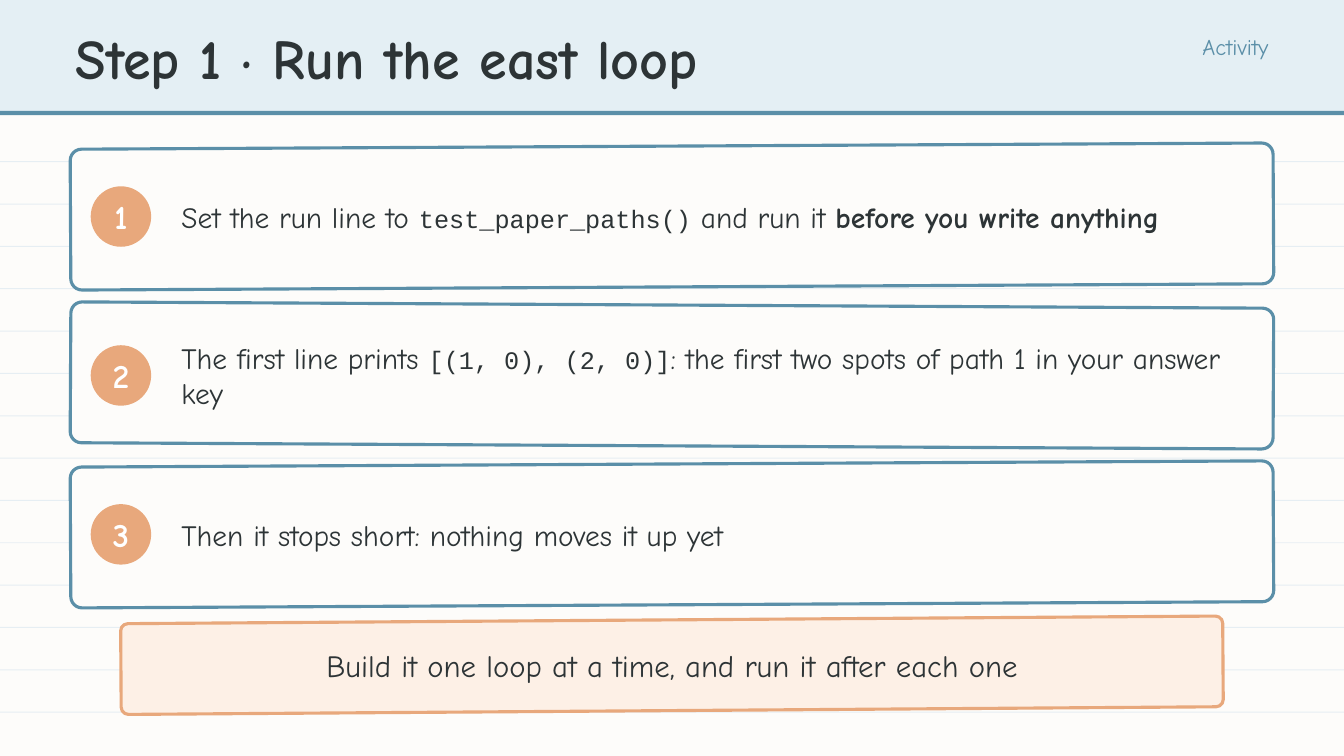
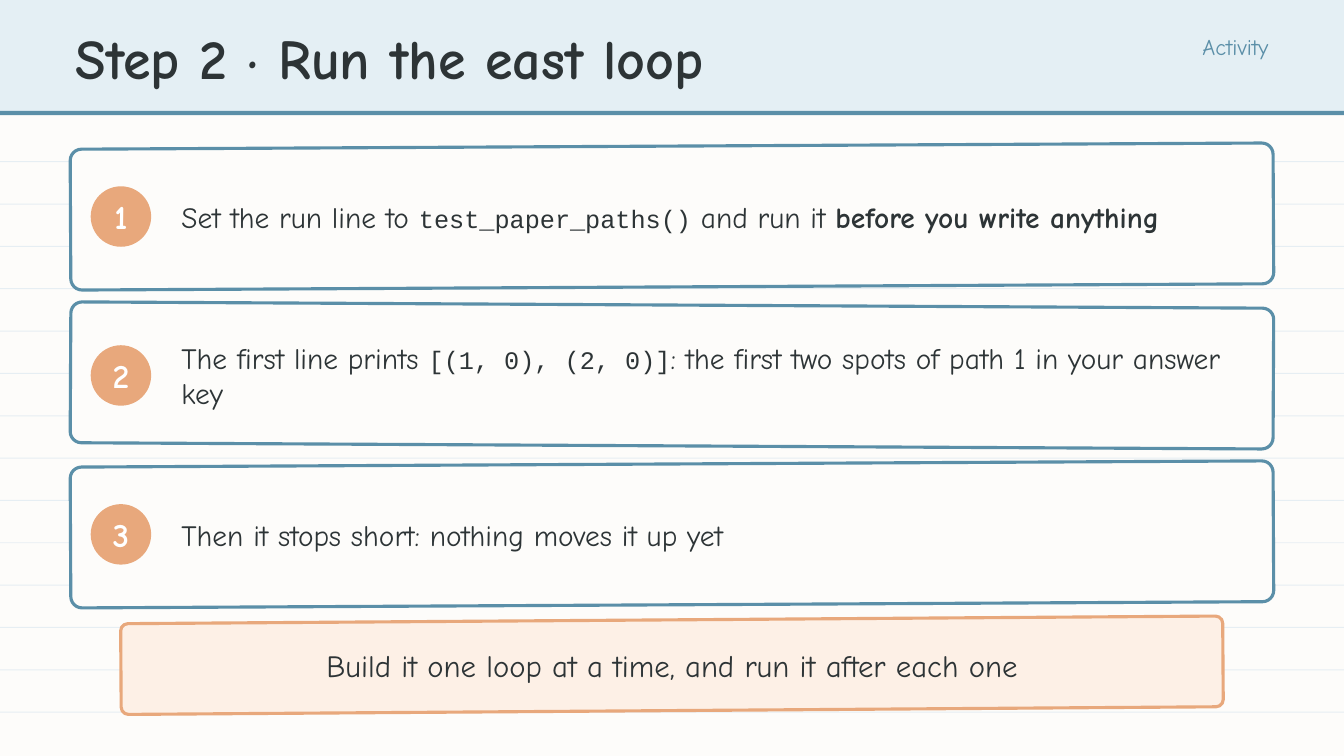
Before and after one commit to bradamiller/LearningPython, a slide deck: slide 14 of static/slides/module-04-manhattan/module-4-lesson-04-the-manhattan-algorithm.pptx (slide 13 before the commit). Drawn at 1344x756 pixels with LibreOffice and Linux fonts; fonts in the diff are those of the drawing. Boxes give left, top, right and bottom in pixels: in the first picture for what was removed or moved away, otherwise in the second. Text is boxed around its words. In the diff, an @@ line names an element or a change of style, - is before the commit and + after.

```diff
--- a/static/slides/module-04-manhattan/module-4-lesson-04-the-manhattan-algorithm.pptx
+++ b/static/slides/module-04-manhattan/module-4-lesson-04-the-manhattan-algorithm.pptx
@@ text at bbox=[76, 41, 703, 89]: text changed @@
-Step 1 · Run the east loop
+Step 2 · Run the east loop
```
Also in this commit, not shown: 6 other slides changed, 1 slide added, 2 other files.
